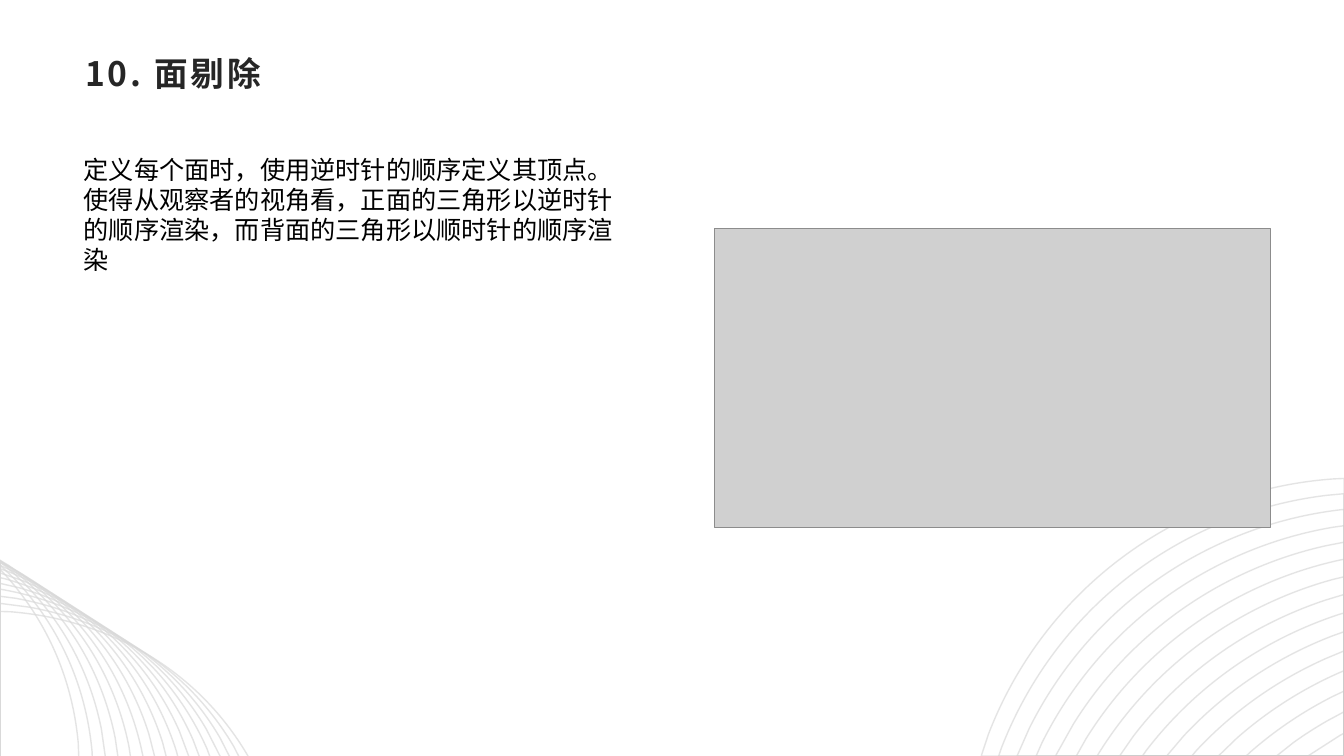
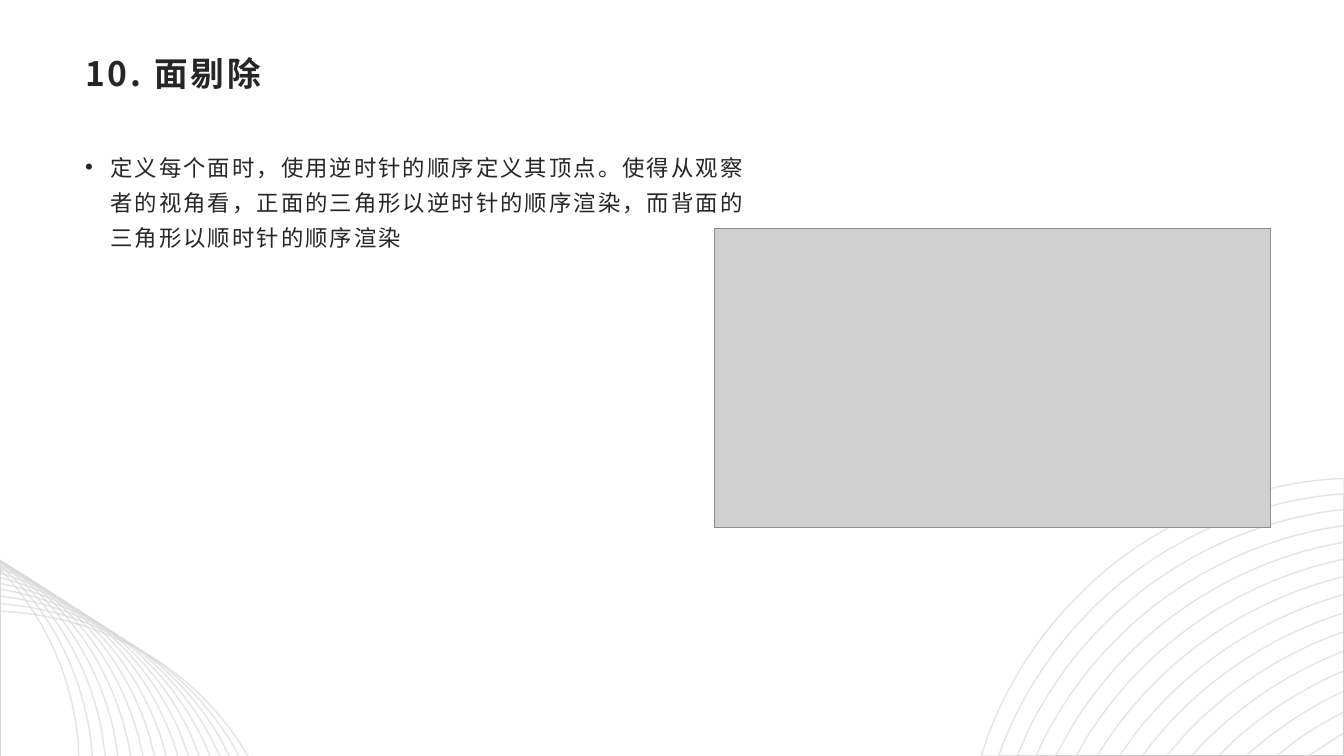
Before and after one commit to computer-graphic-2019/Group19, a slide deck: slide 25 of CG_final.pptx (slide 21 before the commit). Drawn at 1344x756 pixels with LibreOffice and Linux fonts; fonts in the diff are those of the drawing; grey boxes stand for pictures. Boxes give left, top, right and bottom in pixels: in the first picture for what was removed or moved away, otherwise in the second. Text is boxed around its words. In the diff, an @@ line names an element or a change of style, - is before the commit and + after.

```diff
--- a/CG_final.pptx
+++ b/CG_final.pptx
@@ text at [110,157,742,248]: text changed; size 18 to 16 pt; font Arial to Noto Sans CJK SC; text colour #000000 to #262626 @@
-定义每个面时，使用逆时针的顺序定义其顶点。
-使得从观察者的视角看，正面的三角形以逆时针的顺序渲染，而背面的三角形以顺时针的顺序渲染
+• 定义每个面时，使用逆时针的顺序定义其顶点。使得从观察者的视角看，正面的三角形以逆时针的顺序渲染，而背面的三角形以顺时针的顺序渲染
```
Also in this commit, not shown: 10 other slides changed, 10 slides added, 3 slides removed.
